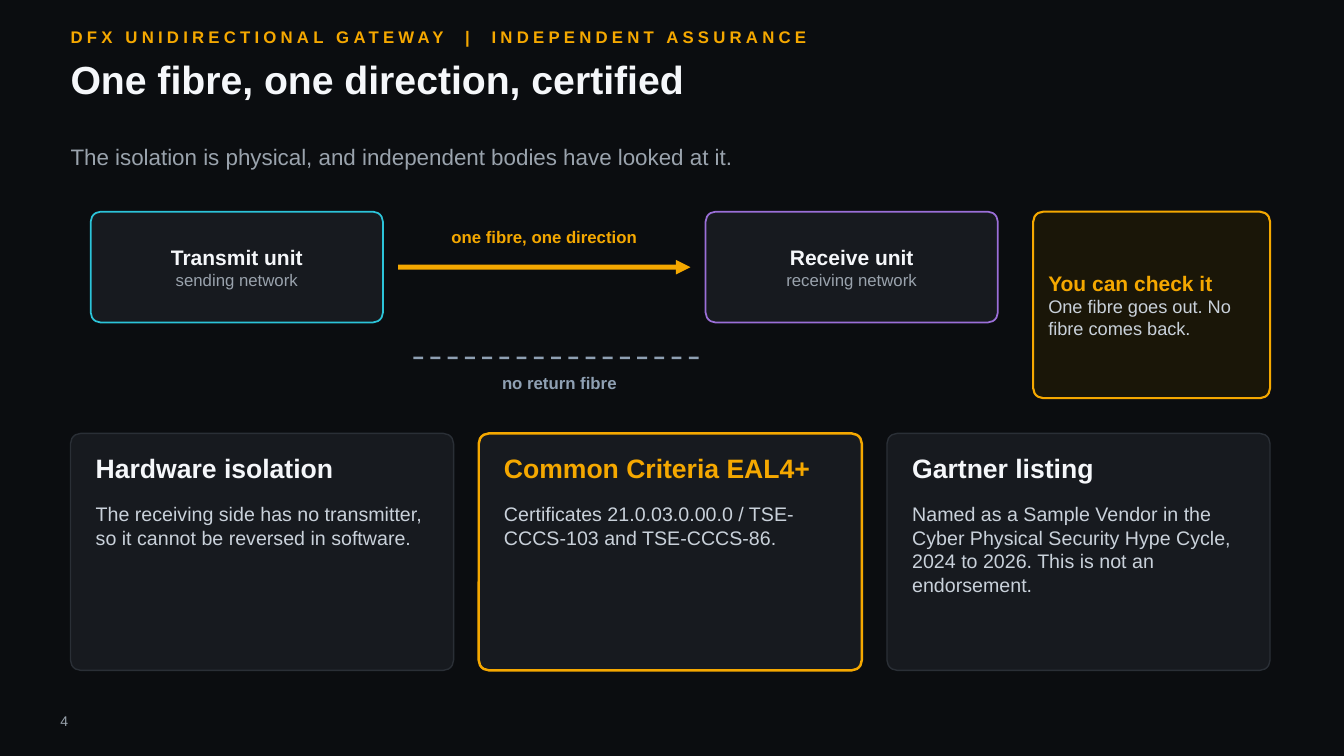
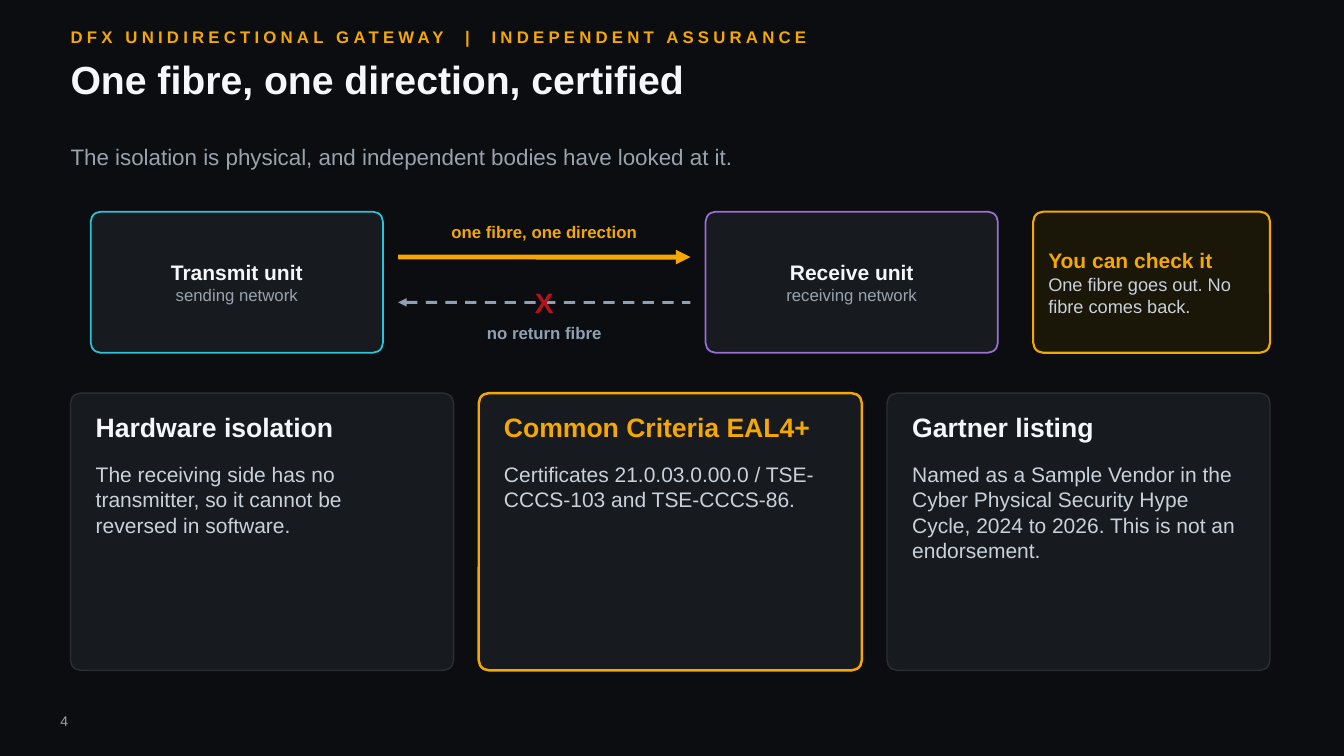
Before and after one commit to hybridus/DFX_Marketing, a slide deck: slide 4 of Projects/04_Presales_Gateway_Deck/pilot/raw.pptx. Drawn at 1344x756 pixels with LibreOffice and Linux fonts; fonts in the diff are those of the drawing; background and template pictures are left out. Boxes give left, top, right and bottom in pixels: in the first picture for what was removed or moved away, otherwise in the second. Text is boxed around its words. In the diff, an @@ line names an element or a change of style, - is before the commit and + after.

```diff
--- a/Projects/04_Presales_Gateway_Deck/pilot/raw.pptx
+++ b/Projects/04_Presales_Gateway_Deck/pilot/raw.pptx
@@ rounded rectangle: place and size @@
-rounded rectangle at box(91, 212, 383, 323)
+rounded rectangle at box(91, 212, 383, 353)
@@ text "Transmit unit": place and size @@
-text "Transmit unit" at box(171, 249, 302, 290)
+text "Transmit unit" at box(171, 264, 302, 305)
@@ text "one fibre, one direction": place and size @@
-text "one fibre, one direction" at box(451, 231, 637, 246)
+text "one fibre, one direction" at box(451, 226, 637, 241)
@@ rounded rectangle: place and size @@
-rounded rectangle at box(706, 212, 998, 323)
+rounded rectangle at box(706, 212, 998, 353)
@@ text "Receive unit": place and size @@
-text "Receive unit" at box(786, 249, 917, 290)
+text "Receive unit" at box(786, 264, 917, 305)
@@ proportions changed in 6 elements at box(91, 212, 383, 353), box(706, 212, 998, 353), box(71, 393, 454, 670), box(479, 393, 862, 670), box(887, 393, 1270, 670), box(1033, 212, 1270, 353) @@
@@ rounded rectangle: place and size @@
-rounded rectangle at box(1033, 212, 1270, 398)
+rounded rectangle at box(1033, 212, 1270, 353)
@@ text "You can check it": place and size @@
-text "You can check it" at box(1048, 275, 1231, 335)
+text "You can check it" at box(1048, 252, 1231, 313)
@@ arrow moved from (398, 267) - (691, 267) to (398, 257) - (691, 257) @@
@@ text added at box(535, 293, 554, 313), 20 pt, text #B3121F, bold @@
+X
@@ text "no return fibre": place and size @@
-text "no return fibre" at box(502, 377, 616, 389)
+text "no return fibre" at box(487, 327, 601, 339)
@@ line moved from (413, 358) - (706, 358) to (398, 302) - (691, 302) @@
@@ line (398, 302) - (691, 302): line to arrow; stroke #8FA0B3 1.75 pt dashed to #8FA0B3 2 pt dashed @@
@@ rounded rectangle: place and size @@
-rounded rectangle at box(71, 434, 454, 670)
+rounded rectangle at box(71, 393, 454, 670)
@@ rounded rectangle: place and size @@
-rounded rectangle at box(479, 434, 862, 670)
+rounded rectangle at box(479, 393, 862, 670)
@@ rounded rectangle: place and size @@
-rounded rectangle at box(887, 434, 1270, 670)
+rounded rectangle at box(887, 393, 1270, 670)
@@ 3 texts: place and size @@
-3 texts at box(96, 458, 1093, 483)
+3 texts at box(96, 417, 1093, 443)
@@ text "The receiving side has no ...": place and size @@
-text "The receiving side has no ..." at box(96, 506, 422, 545)
+text "The receiving side has no ..." at box(96, 466, 341, 533)
@@ text "Certificates 21.0.03.0.00.0 / TSE-CCCS-103 and ...": place and size @@
-text "Certificates 21.0.03.0.00.0 / TSE-CCCS-103 and ..." at box(504, 506, 794, 545)
+text "Certificates 21.0.03.0.00.0 / TSE-CCCS-103 and ..." at box(504, 466, 814, 507)
@@ size 14 to 15 pt in 3 elements at box(96, 466, 341, 533), box(504, 466, 814, 507), box(912, 466, 1234, 558) @@
@@ text "Named as a Sample Vendor ...": place and size @@
-text "Named as a Sample Vendor ..." at box(912, 506, 1230, 592)
+text "Named as a Sample Vendor ..." at box(912, 466, 1234, 558)
```
Also in this commit, not shown: 19 other slides changed, 38 other files.
